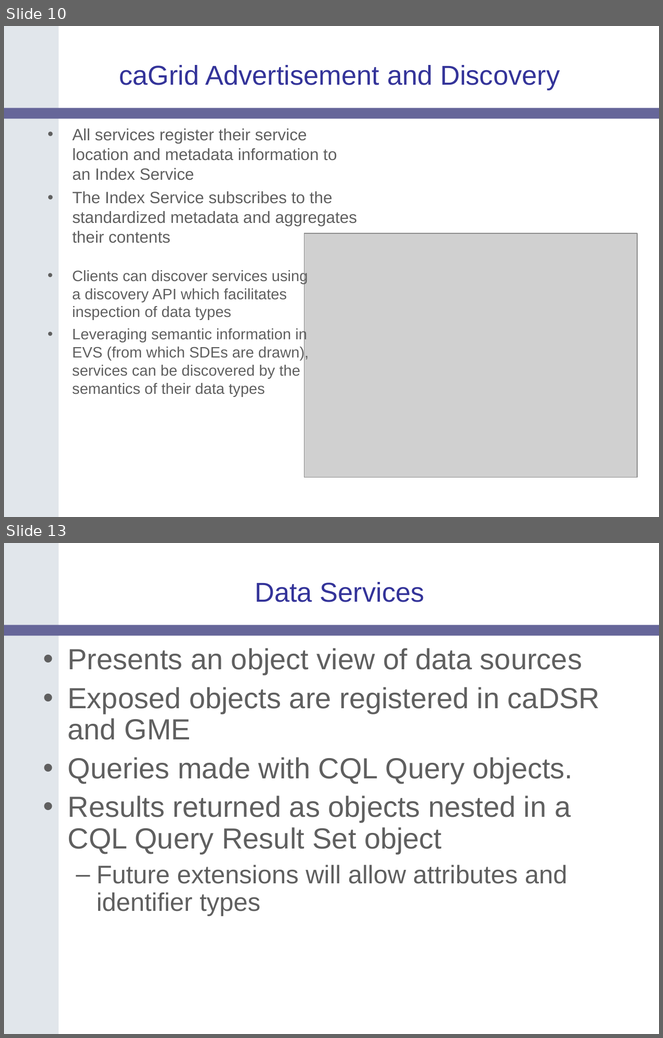
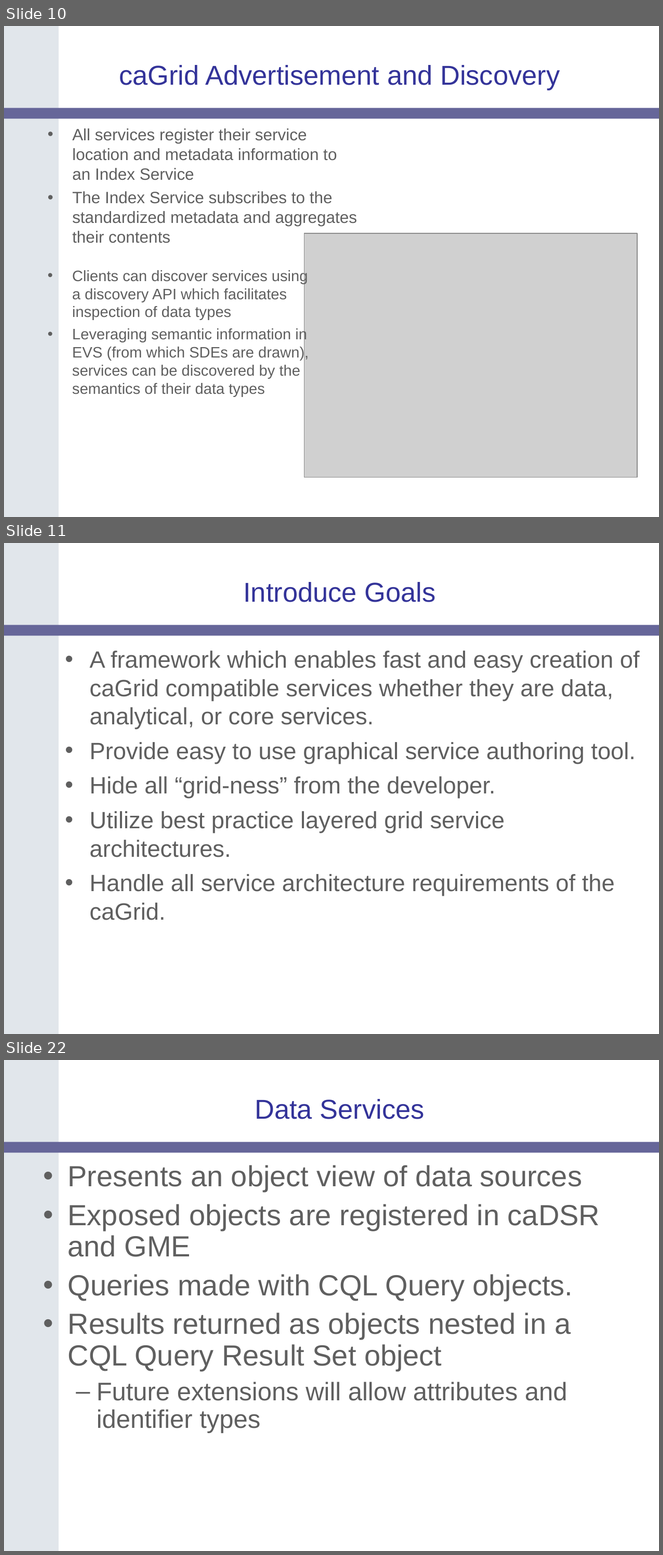
Before and after one commit to NCIP/cagrid-portal, a slide deck: cagrid-1-0/Documentation/presentations/200604_AnnualMeeting/caGrid-1.0-Architecture_caBIG-Annual-Meeting06.ppt. Shown one above the other, each under a label of ours: slides 10 and 13 before the commit, slides 10, 11 and 22 after it; the slides between them are not shown. The pictures are 663x1038 and 663x1555 pixels, drawn with LibreOffice and Linux fonts; fonts in the diff are those of the drawing; grey boxes stand for pictures; background and template pictures are left out. Boxes give left, top, right and bottom in pixels: in the first picture for what was removed or moved away, otherwise in the second. Text is boxed around its words. In the diff, an @@ line names an element or a change of style, - is before the commit and + after.

```diff
--- a/cagrid-1-0/Documentation/presentations/200604_AnnualMeeting/caGrid-1.0-Architecture_caBIG-Annual-Meeting06.ppt
+++ b/cagrid-1-0/Documentation/presentations/200604_AnnualMeeting/caGrid-1.0-Architecture_caBIG-Annual-Meeting06.ppt
@@ slide 11 added at box(4, 543, 659, 1034), background #FFFFFF; not listed: 2 template elements that a slide beside it also shows @@
@@ title added at box(243, 582, 436, 602), 30 pt, text #333399 @@
+Introduce Goals
@@ text added at box(90, 651, 640, 921), 25.9 pt, text #5F5F5F @@
+• A framework which enables fast and easy creation of caGrid compatible services whether they are data, analytical, or core services.
+• Provide easy to use graphical service authoring tool.
+• Hide all “grid-ness” from the developer.
+• Utilize best practice layered grid service architectures.
+• Handle all service architecture requirements of the caGrid.
@@ what was slide 13 is now slide 22 @@
```
Also in this commit, not shown: 1 slide changed, 10 other slides added, 2 slides removed.
